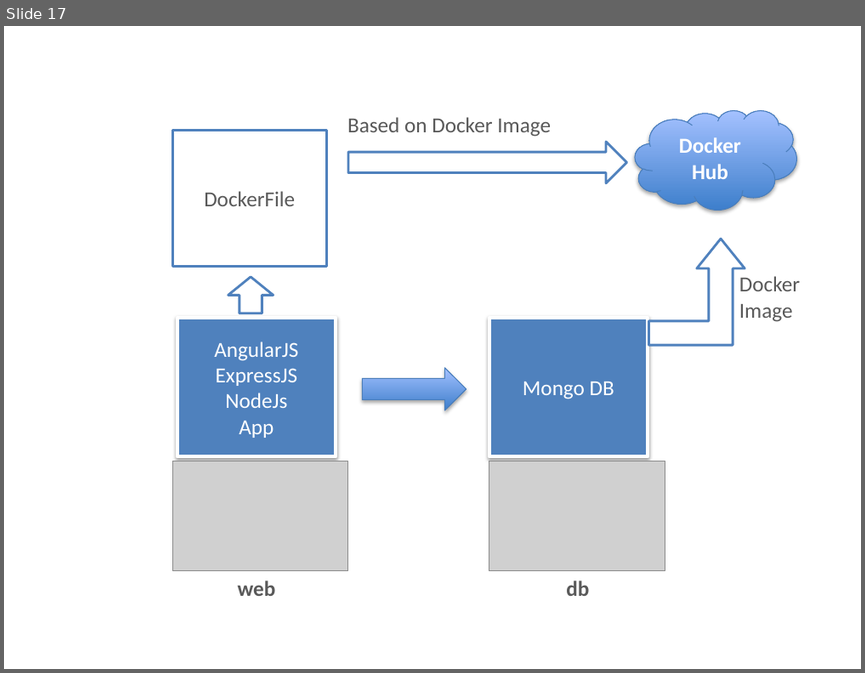
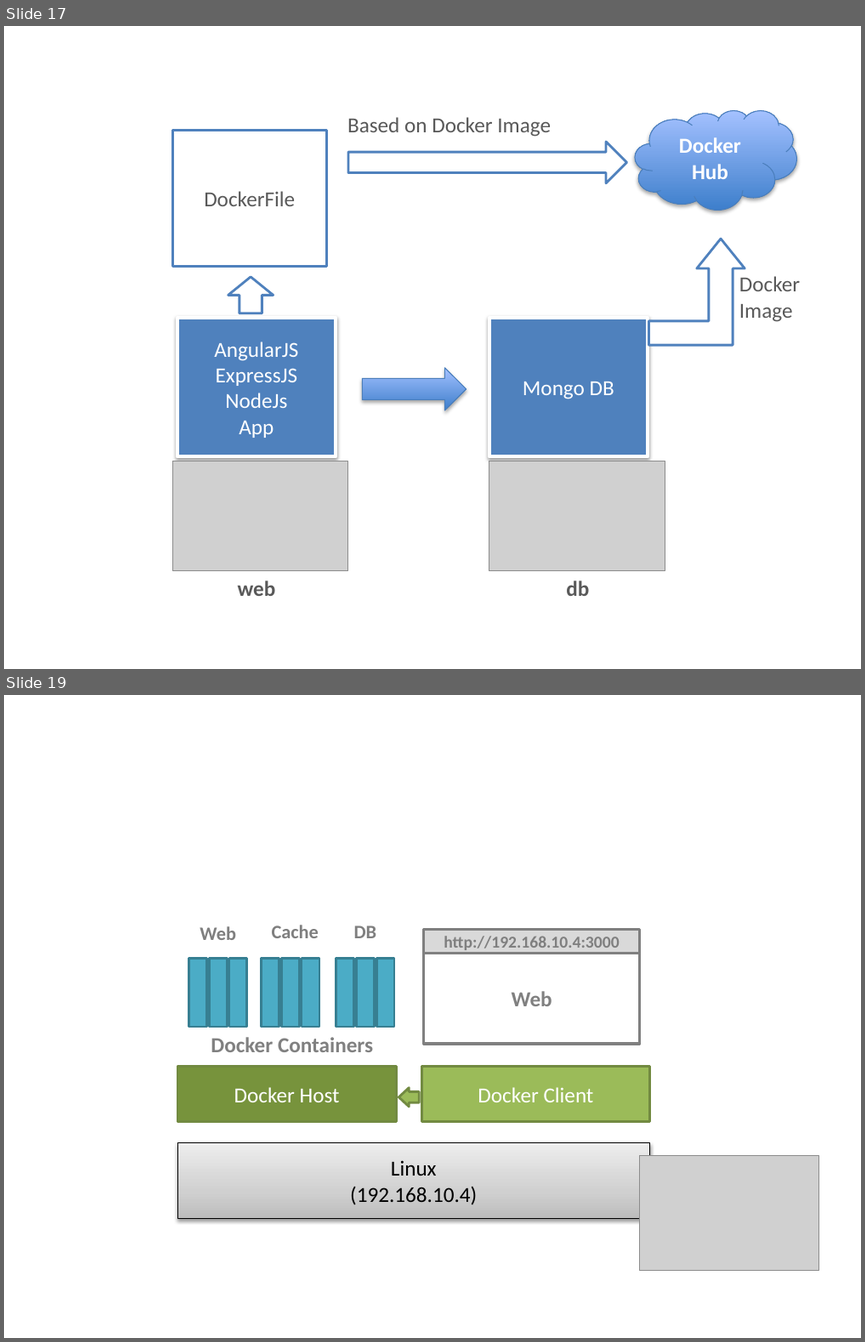
Before and after one commit to rohitghatol/Docker-Container-Continuous-Delivery, a slide deck: pptx/diagrams.pptx. Shown one above the other, each under a label of ours: slide 17 before the commit, slides 17 and 19 after it; the slides between them are not shown. The pictures are 865x673 and 865x1342 pixels, drawn with LibreOffice and Linux fonts; fonts in the diff are those of the drawing; grey boxes stand for pictures. Boxes give left, top, right and bottom in pixels: in the first picture for what was removed or moved away, otherwise in the second. Text is boxed around its words. In the diff, an @@ line names an element or a change of style, - is before the commit and + after.

```diff
--- a/pptx/diagrams.pptx
+++ b/pptx/diagrams.pptx
@@ slide 19 added at bbox=[4, 695, 861, 1338], background #FFFFFF @@
@@ text added at bbox=[200, 926, 236, 940], 16 pt, text #7F7F7F, bold @@
+Web
@@ text added at bbox=[272, 925, 318, 938], 16 pt, text #7F7F7F, bold @@
+Cache
@@ text added at bbox=[354, 925, 377, 938], 16 pt, text #7F7F7F, bold @@
+DB
@@ rectangle added at bbox=[424, 929, 640, 953], fill #D9D9D9, outline #7F7F7F 2.25 pt, 14 pt, text #7F7F7F, bold @@
+http://192.168.10.4:3000
@@ rectangle added at bbox=[189, 958, 207, 1027], fill #4BACC6, outline #377F92 2 pt @@
@@ rectangle added at bbox=[209, 958, 227, 1027], fill #4BACC6, outline #377F92 2 pt @@
@@ rectangle added at bbox=[229, 958, 247, 1027], fill #4BACC6, outline #377F92 2 pt @@
@@ rectangle added at bbox=[261, 958, 279, 1027], fill #4BACC6, outline #377F92 2 pt @@
@@ rectangle added at bbox=[282, 958, 300, 1027], fill #4BACC6, outline #377F92 2 pt @@
@@ rectangle added at bbox=[302, 958, 319, 1027], fill #4BACC6, outline #377F92 2 pt @@
@@ rectangle added at bbox=[336, 958, 354, 1027], fill #4BACC6, outline #377F92 2 pt @@
@@ rectangle added at bbox=[356, 958, 374, 1027], fill #4BACC6, outline #377F92 2 pt @@
@@ rectangle added at bbox=[376, 958, 395, 1027], fill #4BACC6, outline #377F92 2 pt @@
@@ rectangle added at bbox=[424, 953, 640, 1043], fill #FFFFFF, outline #808080 2.25 pt, 18 pt, text #808080, bold @@
+Web
@@ text added at bbox=[211, 1037, 373, 1052], 18 pt, text #808080, bold @@
+Docker Containers
@@ rectangle added at bbox=[177, 1066, 396, 1121], fill #77933C, outline #738A42 2 pt, 18 pt, text #FFFFFF @@
+Docker Host
@@ rectangle added at bbox=[422, 1066, 650, 1121], fill #9BBB59, outline #738A42 2 pt, 18 pt, text #FFFFFF @@
+Docker Client
@@ left arrow added at bbox=[399, 1088, 420, 1106], fill #9BBB59, outline #738A42 2 pt @@
@@ rectangle added at bbox=[177, 1143, 649, 1219], fill gradient #BDBDBD to #D1D1D1 to #EEEEEE, outline #000000 0.75 pt, 18 pt, text #000000 @@
+Linux
+(192.168.10.4)
@@ picture added at bbox=[640, 1155, 819, 1270] @@
```
Also in this commit, not shown: 3 slides changed, 1 other slide added, 6 other files.
